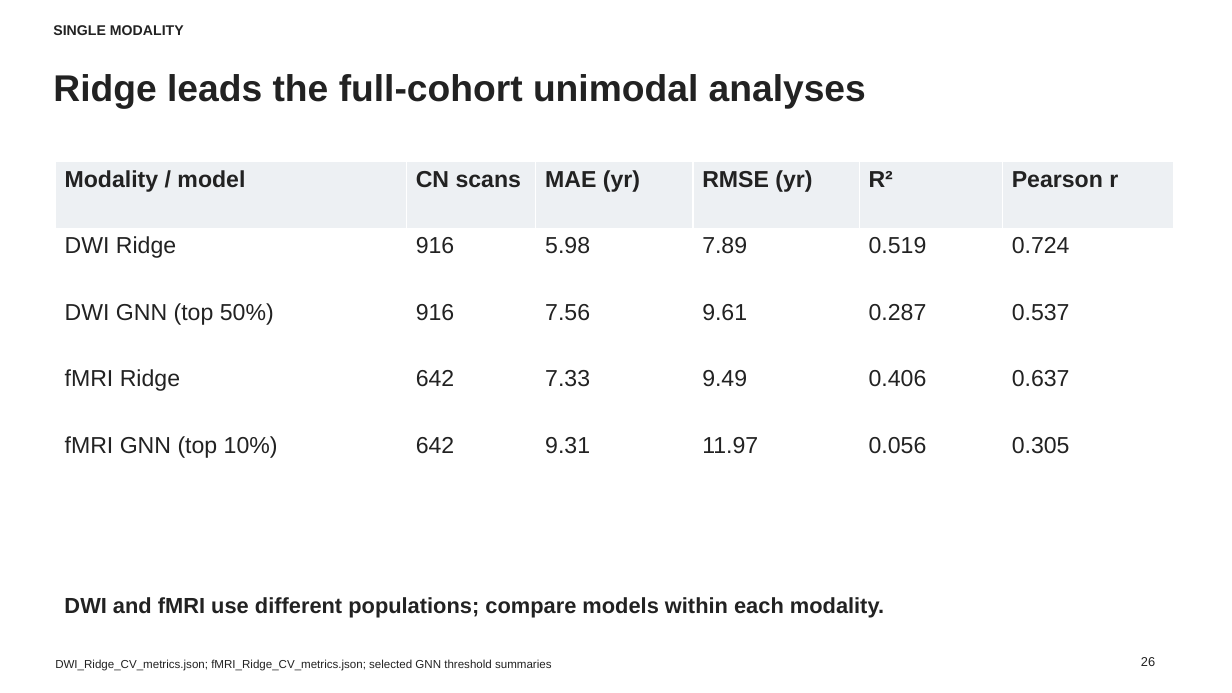
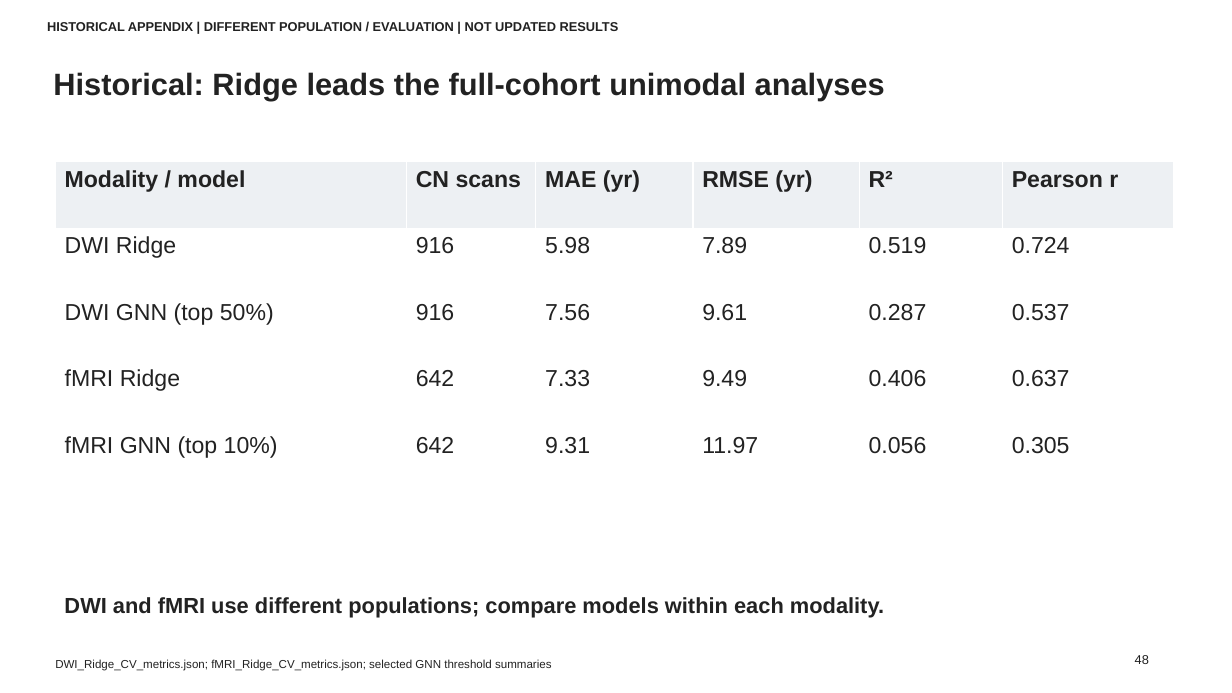
Before and after one commit to mintchoc0326/BAG-Prediction, a slide deck: slide 48 of reports/brain_age/slides/Connectome_Brain_Age_Results_English_Editable_with_Pipelines.pptx (slide 26 before the commit). Drawn at 1232x693 pixels with LibreOffice and Linux fonts; fonts in the diff are those of the drawing. Boxes give left, top, right and bottom in pixels: in the first picture for what was removed or moved away, otherwise in the second. Text is boxed around its words. In the diff, an @@ line names an element or a change of style, - is before the commit and + after.

```diff
--- a/reports/brain_age/slides/Connectome_Brain_Age_Results_English_Editable_with_Pipelines.pptx
+++ b/reports/brain_age/slides/Connectome_Brain_Age_Results_English_Editable_with_Pipelines.pptx
@@ text at [47,22,619,31]: text changed; size 11 to 10 pt @@
-SINGLE MODALITY
+HISTORICAL APPENDIX | DIFFERENT POPULATION / EVALUATION | NOT UPDATED RESULTS
@@ text at [53,72,885,100]: text changed; size 29 to 24 pt @@
-Ridge leads the full-cohort unimodal analyses
+Historical: Ridge leads the full-cohort unimodal analyses
@@ text at [1135,655,1149,664]: text changed @@
-26
+48
```
Also in this commit, not shown: 14 other slides changed, 43 slides added, 39 slides removed, 4 other files.
